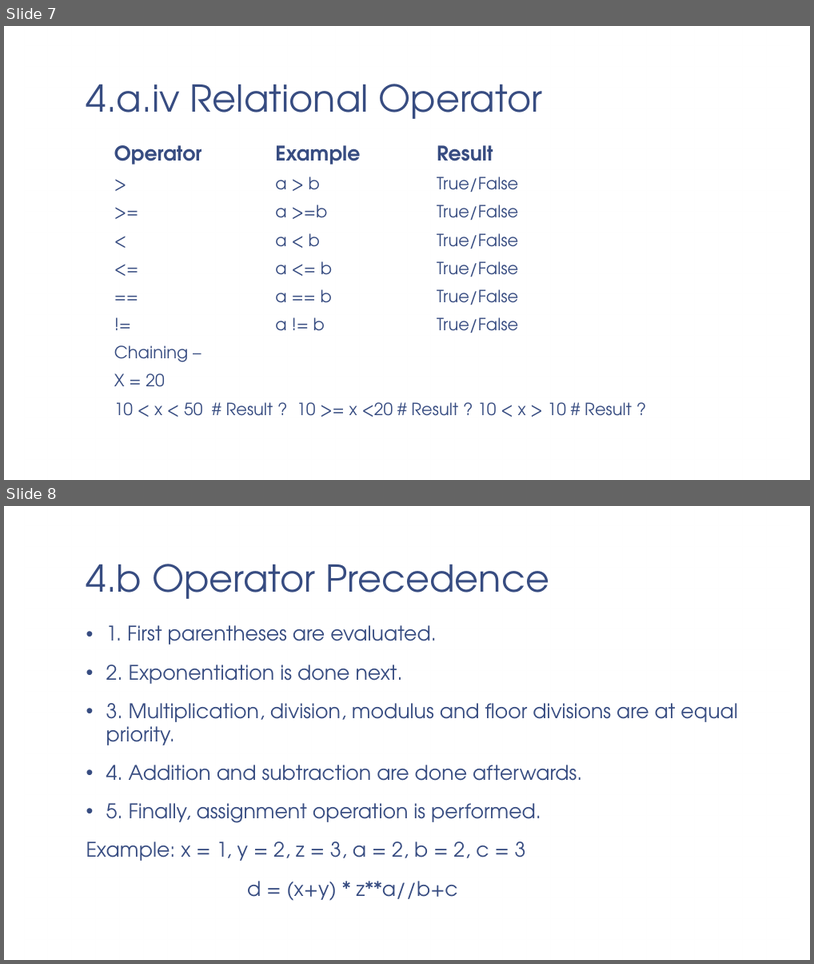
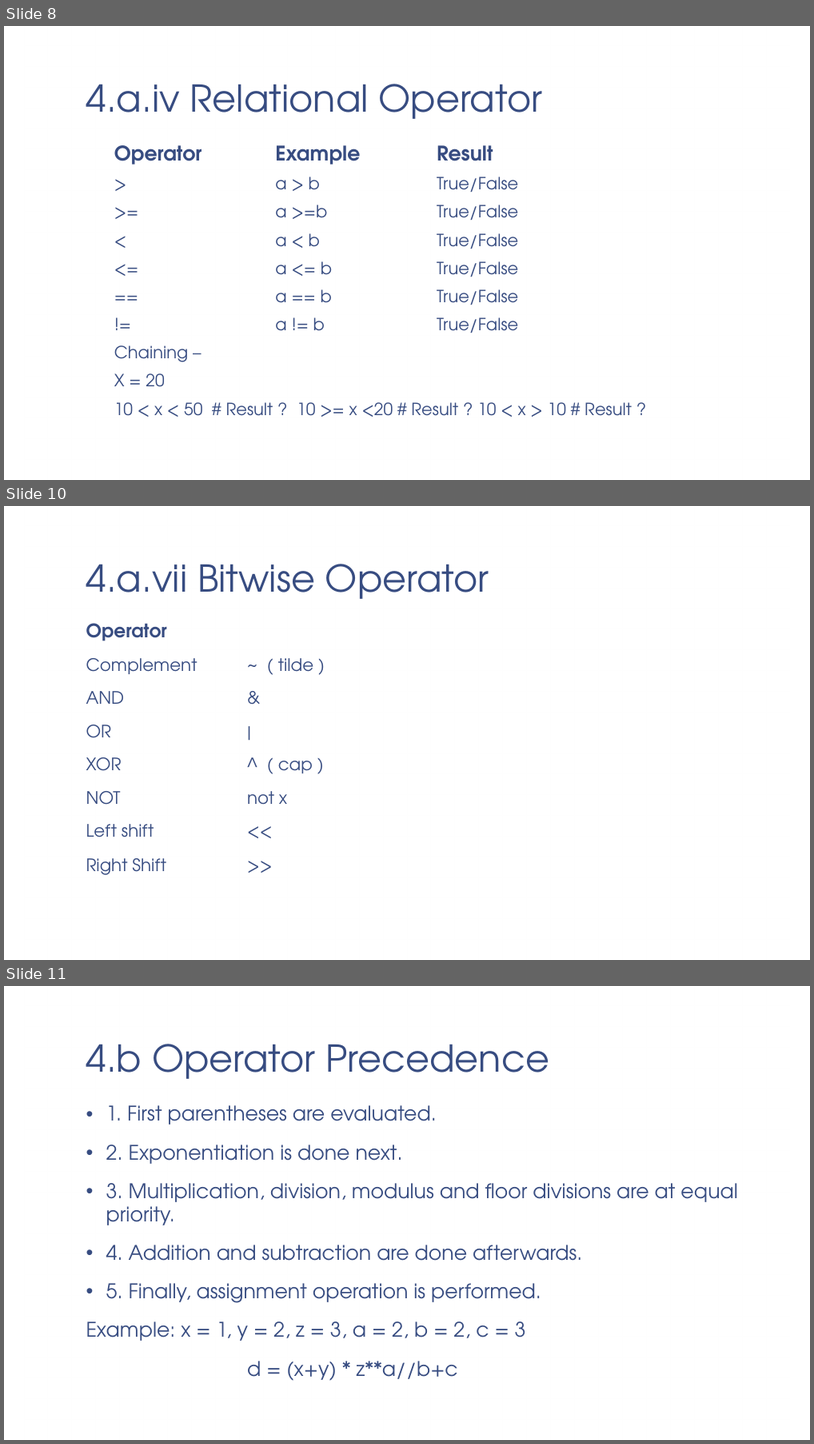
Before and after one commit to vaishnavi-consultants/Computer-Science, a slide deck: Python/Session2/PPT/Python_Fundamentals(Notes).pptx. Shown one above the other, each under a label of ours: slides 7 and 8 before the commit, slides 8, 10 and 11 after it; the slides between them are not shown. The pictures are 814x964 and 814x1444 pixels, drawn with LibreOffice and Linux fonts; fonts in the diff are those of the drawing; background and template pictures are left out. Boxes give left, top, right and bottom in pixels: in the first picture for what was removed or moved away, otherwise in the second. Text is boxed around its words. In the diff, an @@ line names an element or a change of style, - is before the commit and + after.

```diff
--- a/Python/Session2/PPT/Python_Fundamentals(Notes).pptx
+++ b/Python/Session2/PPT/Python_Fundamentals(Notes).pptx
@@ slide 10 added at (x1=4, y1=506, x2=810, y2=960), background picture (left out); not listed: 1 template element that a slide beside it also shows @@
@@ title added at (x1=86, y1=564, x2=489, y2=599), 44 pt, text #374C81 @@
+4.a.vii Bitwise Operator
@@ text added at (x1=86, y1=623, x2=314, y2=875), 20.4 pt, text #374C81 @@
+Operator
+Complement ~ ( tilde )
+AND &
+OR |
+XOR ^ ( cap )
+NOT not x
+Left shift <<
+Right Shift >>
@@ what was slide 7 is now slide 8 @@
@@ what was slide 8 is now slide 11 @@
```
Also in this commit, not shown: 2 slides changed, 1 other slide added.
